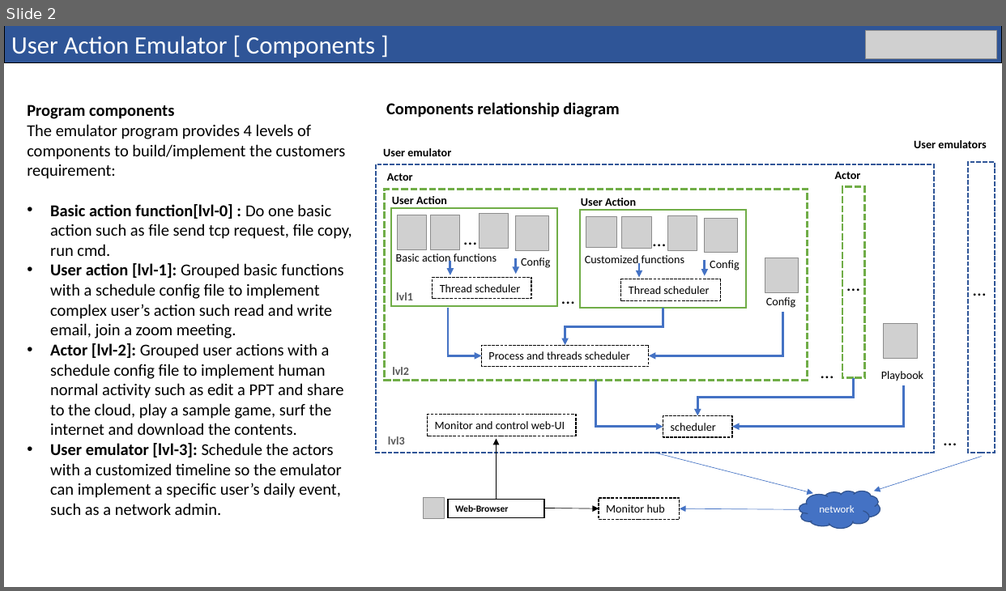
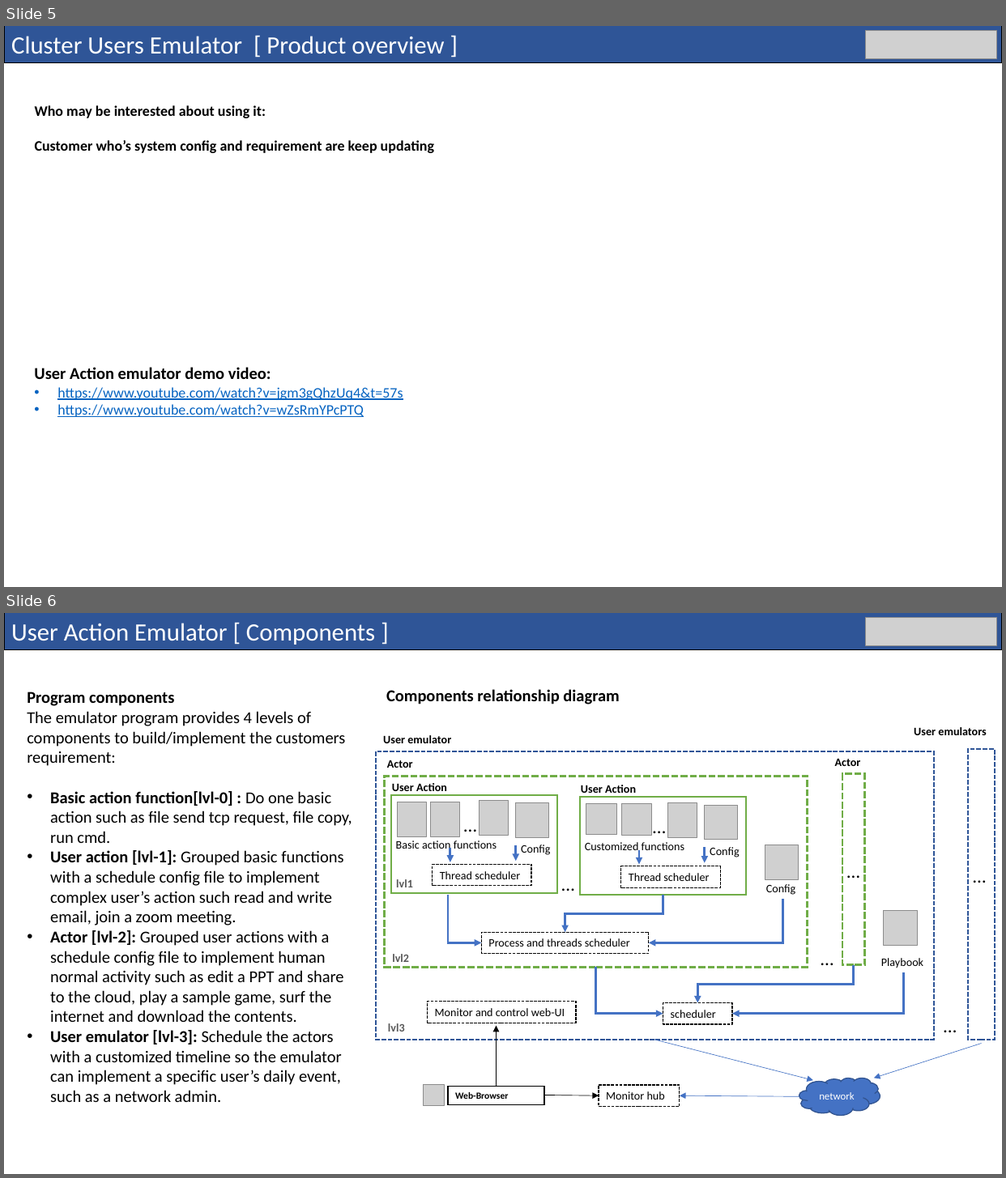
Before and after one commit to LiuYuancheng/Cluster_User_Emulation_System, a slide deck: doc/User_Action_Emulator_Design_Doc.pptx. Shown one above the other, each under a label of ours: slide 2 before the commit, slides 5 and 6 after it. The pictures are 1006x591 and 1006x1178 pixels, drawn with LibreOffice and Linux fonts; fonts in the diff are those of the drawing; grey boxes stand for pictures; background and template pictures are left out. Boxes give left, top, right and bottom in pixels: in the first picture for what was removed or moved away, otherwise in the second. Text is boxed around its words. In the diff, an @@ line names an element or a change of style, - is before the commit and + after.

```diff
--- a/doc/User_Action_Emulator_Design_Doc.pptx
+++ b/doc/User_Action_Emulator_Design_Doc.pptx
@@ slide 5 added at (4,26,1002,587), background #FFFFFF @@
@@ rectangle added at (4,26,1002,62), fill #2F5597, outline #000000 0.75 pt, 24 pt, text #FFFFFF @@
+Cluster Users Emulator [ Product overview ]
@@ picture added at (866,31,997,59) @@
@@ text added at (35,105,434,153), 14 pt, text #000000, bold @@
+Who may be interested about using it:
+Customer who’s system config and requirement are keep updating
@@ text added at (34,367,403,417), 14 pt, text #0563C1, underline @@
+User Action emulator demo video:
+• https://www.youtube.com/watch?v=jgm3gQhzUq4&t=57s
+• https://www.youtube.com/watch?v=wZsRmYPcPTQ
@@ what was slide 2 is now slide 6 @@
```
Also in this commit, not shown: 4 other slides added, 1 slide removed, 1 other file.
